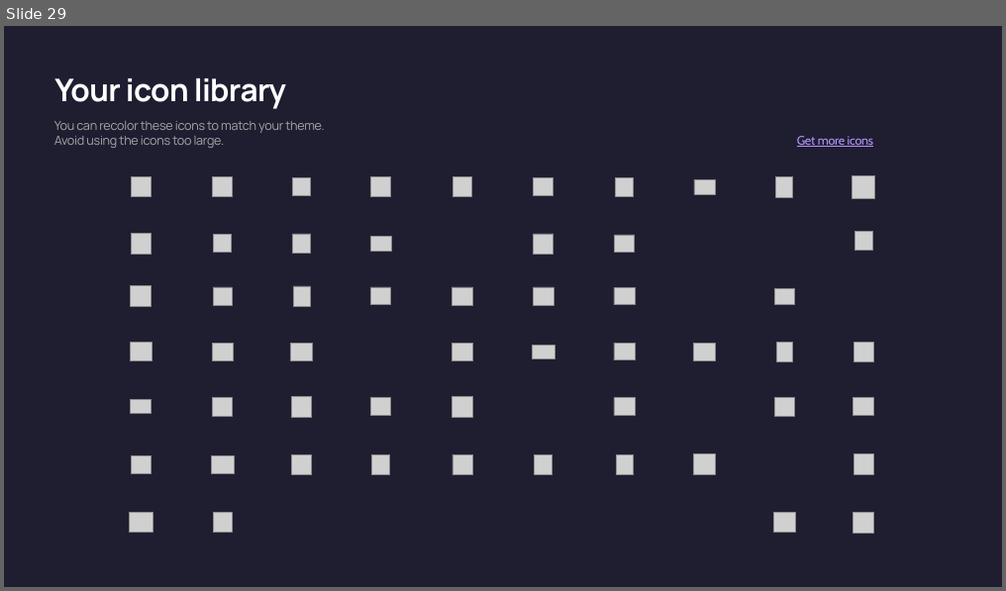
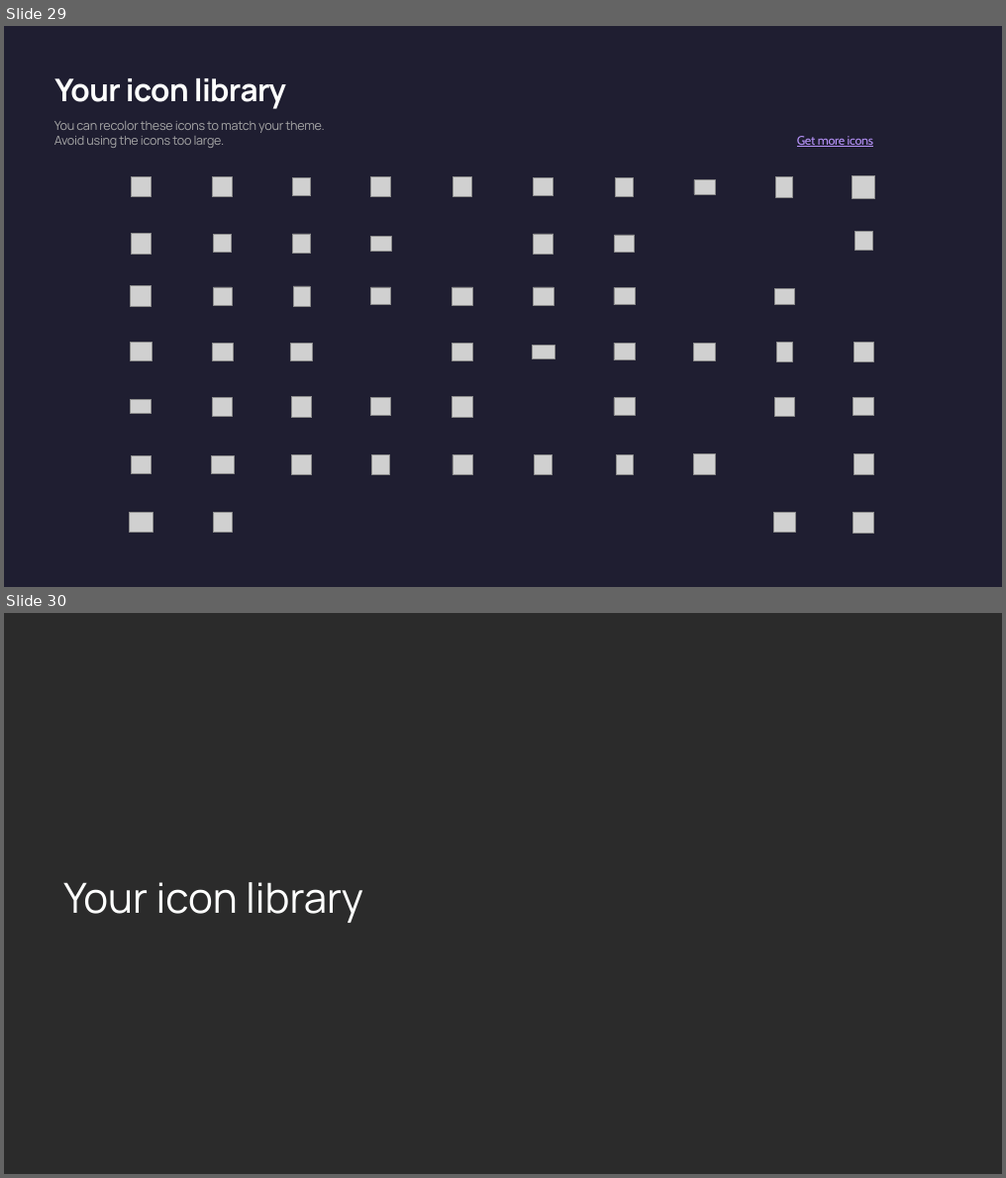
Before and after one commit to microsoft/aspire-brand, a slide deck: slides/intro/Aspire-Spring26-IntroDeck.pptx. Shown one above the other, each under a label of ours: slide 29 before the commit, slides 29 and 30 after it. The pictures are 1006x591 and 1006x1178 pixels, drawn with LibreOffice and Linux fonts; fonts in the diff are those of the drawing; grey boxes stand for pictures; background and template pictures are left out; a plain dark background stands for a picture behind light text. Boxes give left, top, right and bottom in pixels: in the first picture for what was removed or moved away, otherwise in the second. Text is boxed around its words. In the diff, an @@ line names an element or a change of style, - is before the commit and + after.

Commit message:
Add light mode icon library to slide deck

```diff
--- a/slides/intro/Aspire-Spring26-IntroDeck.pptx
+++ b/slides/intro/Aspire-Spring26-IntroDeck.pptx
@@ slide 30 added at [4, 613, 1002, 1174], background picture (left out) @@
@@ text added at [63, 882, 363, 923], 40 pt, text #FEFFFE @@
+Your icon library
```
Also in this commit, not shown: 2 other slides added.
